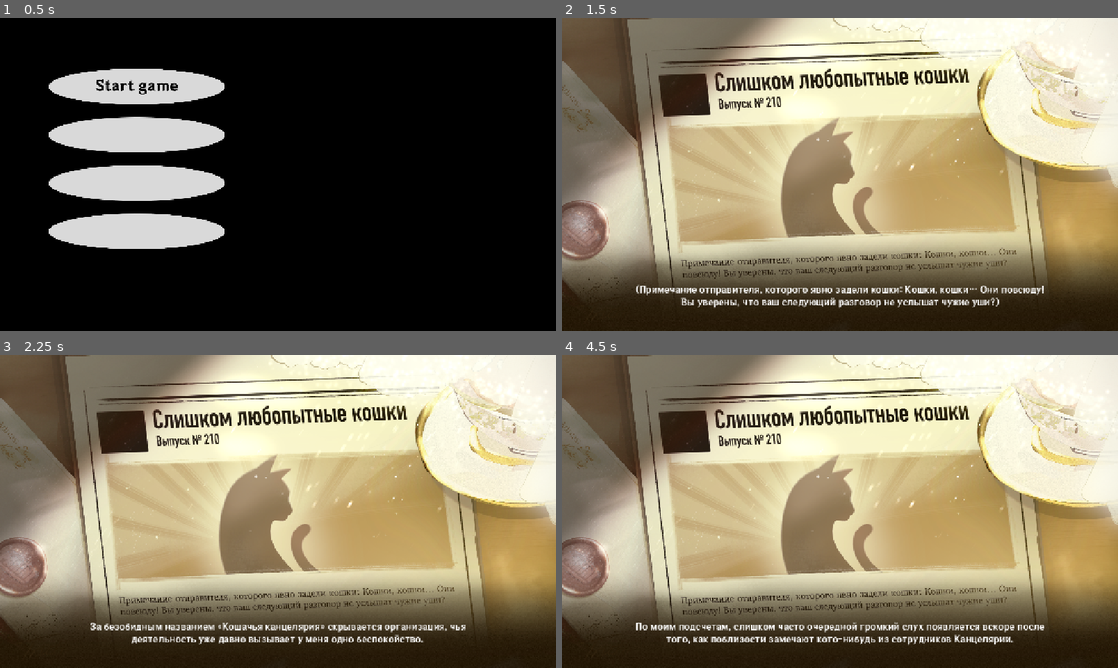
Above: before the commit, frames 1-4 (two rows, left to right).
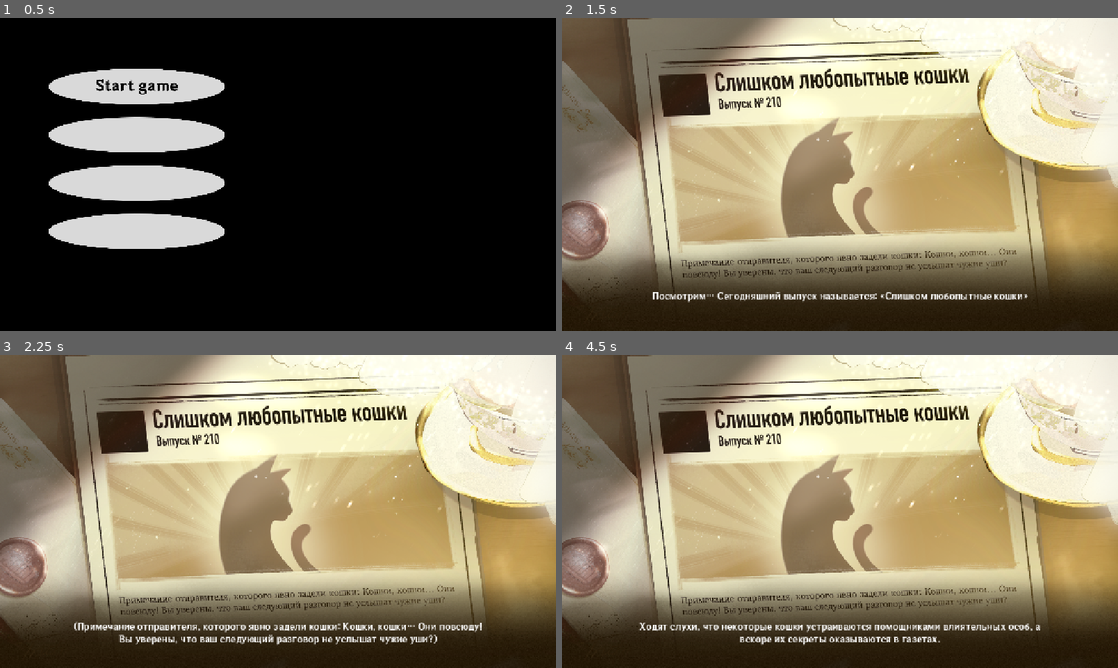
Above: after the commit, the same moments.

Repository: Pokimonchick/DisinfoJam
Game: Godot game, scene res://Scenes/main_menu.tscn
The game is run twice, just before and just after one commit, with the same random seed, the same clock (stepped at 60 frames per second) and the same inputs.
Inputs (mouse positions are in pixels of both pictures, inside the frame that each line leads up to):
- Up to frame 1 (0.5 s): no input
- Up to frame 2 (1.5 s): click (701, 86) at 0.5 s; click (1095, 177) at 1.25 s
- Up to frame 3 (2.25 s): tap Enter at 2 s; move the mouse to (400, 495) at 2.02 s; click (400, 495) at 2.17 s
- Up to frame 4 (4.5 s): tap Space at 2.75, 4.25 s; move the mouse to (728, 527) at 2.77 s; click (728, 527) at 2.92 s; tap Enter at 3.5 s; move the mouse to (895, 442) at 3.52 s; click (895, 442) at 3.67 s; move the mouse to (812, 574) at 4.27 s; click (812, 574) at 4.42 s

Frame 1 is identical in both runs. In frame 2, 2.6% of the frame differs, in the area x 13-87%, y 85-93%; in frame 3, 1.9%; in frame 4, 2.0%.
Error after the commit: Trying to assign value of type 'TextureRect' to a variable of type 'Label'. (res://Scripts/day_select.gd:11)

Commit message:
checkpoint: before scaling and day one presentation

Diff:
--- a/Data/day1_data.gd
+++ b/Data/day1_data.gd
@@ -2,6 +2,8 @@
 
 
 const SUMMARY_LINES: Array[String] = [
+	"Посмотрим… Сегодняшний выпуск называется: «Слишком любопытные кошки»",
+
 	"(Примечание отправителя, которого явно задели кошки: Кошки, кошки… Они повсюду! Вы уверены, что ваш следующий разговор не услышат чужие уши?)",
 
 	"За безобидным названием «Кошачья канцелярия» скрывается организация, чья деятельность уже давно вызывает у меня одно беспокойство.",
@@ -29,6 +31,8 @@
 
 	"Настоятельно просим читателей не принимать каждую услышанную сплетню за достоверный факт.",
 
+	"(Сообщение от третьего человека:)",
+
 	"Ничего не хочу утверждать, но буквально на днях видел одного из их сотрудников у самой обочины. Сидел и очень внимательно слушал разговор двух знатных господ неподалёку.",
 
 	"Правда, долго слушать ему не пришлось, так как через минуту в него врезалось неуправляемое жёлтое такси.",
@@ -41,6 +45,9 @@
 
 	"Однако если Канцелярия действительно занимается слежкой и сбором чужих секретов, промолчав, вы позволите ей и дальше действовать незаметно."
 ]
+
+
+const EXTRA_NARRATION_START: int = 9
 
 
 const APPROVE_LINES: Array[String] = [
@@ -59,3 +66,7 @@
 
 const APPROVE_SCORE: int = -20
 const DISAPPROVE_SCORE: int = 5
+
+
+const APPROVE_RESULT: String = "После публикации вы теряете большое количество очков общества, так как кошки действительно являются шпионами, но работают на страну — а вы разоблачили их."
+const DISAPPROVE_RESULT: String = "После отказа от публикации вы получаете символические несколько очков общества от кошек за молчание."
--- a/Scripts/day_select.gd
+++ b/Scripts/day_select.gd
@@ -1,10 +1,15 @@
 extends Control
 
 
+const UNLOCKED_DAY_TEXTURE = preload("res://Assets/UI/Untitled (13)/Rectangle 1867.png")
+
 @onready var day_1_button: TextureButton = $RightArea/Days/Day1Button
+@onready var day_2_button: TextureButton = $RightArea/Days/Day2Button
 @onready var continue_button: TextureButton = $RightArea/ContinueButton
 @onready var next_button: TextureButton = $RightArea/NextButton
 @onready var back_button: TextureButton = $RightArea/TopButtons/BackButton
+@onready var score_value: Label = $LeftPanel/ScoreBackground/ScoreValue
+@onready var completed_marker: Control = $RightArea/Days/Day1Button/CompletedMarker
 
 
 func _ready() -> void:
@@ -14,6 +19,13 @@
 	back_button.pressed.connect(_on_back_pressed)
 
 	day_1_button.button_pressed = true
+	score_value.text = str(GameState.society_points)
+	completed_marker.visible = GameState.day_1_completed
+
+	if GameState.day_1_completed:
+		day_2_button.texture_disabled = UNLOCKED_DAY_TEXTURE
+		day_2_button.tooltip_text = "День II ещё не реализован"
+
 	continue_button.grab_focus()
 
 
--- /dev/null
+++ b/Scripts/game_state.gd
@@ -0,0 +1,13 @@
+extends Node
+
+
+var society_points: int = 0
+var day_1_completed: bool = false
+
+
+func complete_day_1(score_change: int) -> void:
+	if day_1_completed:
+		return
+
+	day_1_completed = true
+	society_points += score_change
--- a/project.godot
+++ b/project.godot
@@ -15,6 +15,10 @@
 config/features=PackedStringArray("4.7", "GL Compatibility")
 config/icon="res://icon.svg"
 
+[autoload]
+
+GameState="*res://Scripts/game_state.gd"
+
 [display]
 
 window/size/viewport_width=1280
